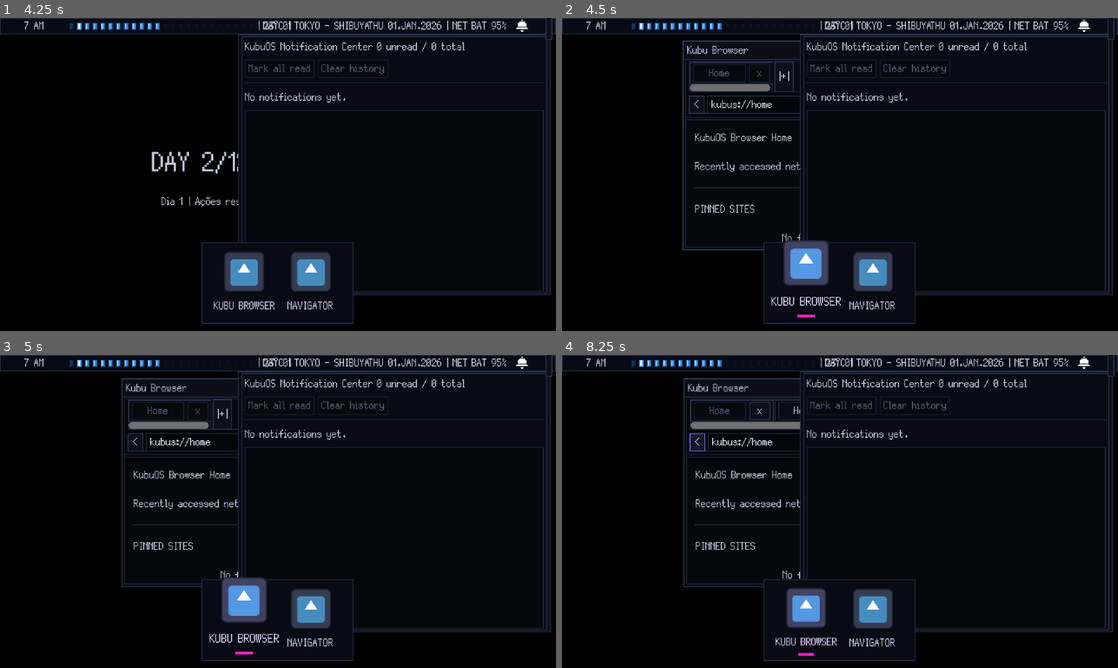
Above: before the commit, frames 1-4 (two rows, left to right).
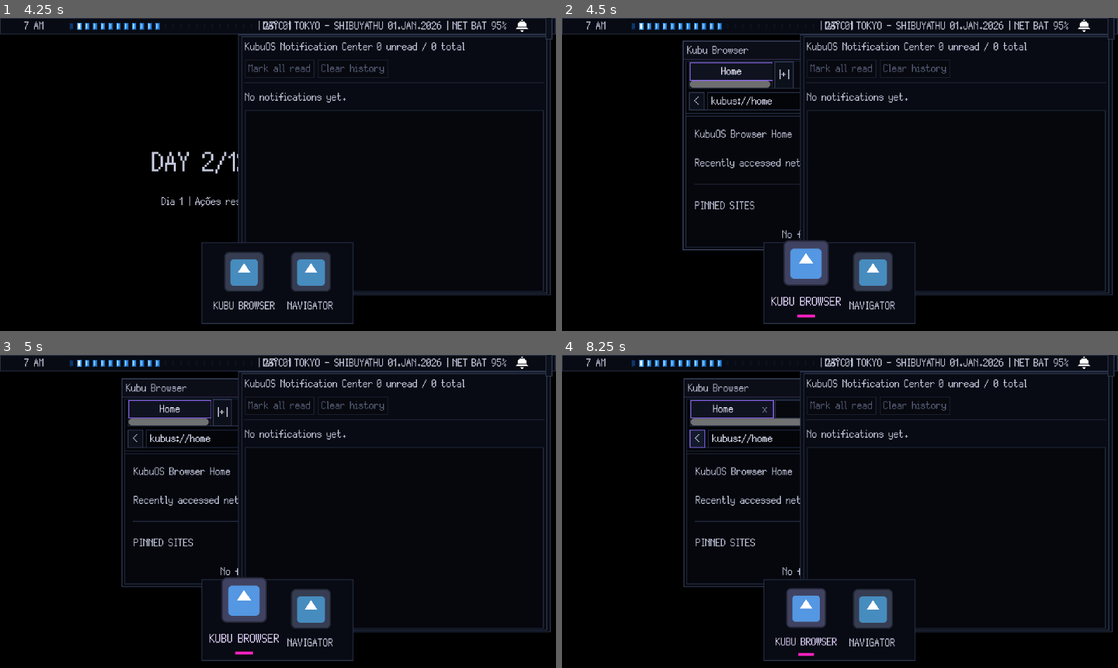
Above: after the commit, the same moments.

Repository: GYU-GAZE/NULL-NETWORK
Game: Godot game, scene res://core/main.tscn
The game is run twice, just before and just after one commit, with the same random seed, the same clock (stepped at 60 frames per second) and the same inputs. The engine's default icon, where the game draws it, is replaced by a stand-in: a white triangle on a blue panel in a dark square.
Inputs (mouse positions are in pixels of both pictures, inside the frame that each line leads up to):
- Up to frame 1 (4.25 s): click "Debug: Passar tempo" at 0.5 s; click "1x" at 1.25 s; click "2x" at 2 s; click "AUTO" at 2.75 s; click (522, 24) at 3.5 s
- Up to frame 2 (4.5 s): click (806, 271) at 4.27 s
- Up to frame 3 (5 s): no input
- Up to frame 4 (8.25 s): click "P" at 5 s; click "M" at 5.75 s; click "|+|" at 6.5 s; click "Home" at 7.25 s; click "<" at 8 s

Frame 1 is identical in both runs. In frame 2, 1.9% of the frame differs, in the area x 22-43%, y 14-72%; in frame 3, 1.8%; in frame 4, 2.1%.

Commit message:
style: make browser tabs compact and stateful

Diff:
--- a/apps/browser/browser_tab_button.gd
+++ b/apps/browser/browser_tab_button.gd
@@ -3,6 +3,19 @@
 
 signal tab_selected(tab_index: int)
 signal tab_close_requested(tab_index: int)
+
+const TAB_HEIGHT: float = 18.0
+const FAVICON_SIZE: float = 12.0
+const CLOSE_WIDTH: float = 16.0
+
+const COLOR_TAB_ACTIVE: Color = Color(0.0588235, 0.0745098, 0.12549, 1.0)
+const COLOR_TAB_IDLE: Color = Color(0.0235294, 0.0313725, 0.054902, 1.0)
+const COLOR_BORDER_ACTIVE: Color = Color(0.576471, 0.407843, 1.0, 1.0)
+const COLOR_BORDER_IDLE: Color = Color(0.133333, 0.164706, 0.243137, 1.0)
+const COLOR_TEXT_ACTIVE: Color = Color(0.913725, 0.901961, 0.980392, 1.0)
+const COLOR_TEXT_IDLE: Color = Color(0.537255, 0.564706, 0.662745, 1.0)
+const COLOR_TEXT_HOVER: Color = Color(0.729412, 0.658824, 1.0, 1.0)
+const COLOR_CLOSE_HOVER: Color = Color(1.0, 0.352941, 0.45098, 1.0)
 
 @onready var favicon_rect: TextureRect = %FaviconRect
 @onready var title_button: Button = %TitleButton
@@ -17,30 +30,71 @@
 	close_button.pressed.connect(_on_close_pressed)
 
 
-func setup(index: int, title: String, icon: Texture2D, active: bool, can_close: bool, tab_width: float) -> void:
+func setup(
+	index: int,
+	title: String,
+	icon: Texture2D,
+	active: bool,
+	can_close: bool,
+	tab_width: float
+) -> void:
 	tab_index = index
 	is_active = active
 
-	custom_minimum_size.x = tab_width
+	custom_minimum_size = Vector2(tab_width, TAB_HEIGHT)
 	size_flags_horizontal = Control.SIZE_SHRINK_BEGIN
+	add_theme_stylebox_override("panel", _make_tab_style(active))
 
 	favicon_rect.texture = icon
 	favicon_rect.visible = icon != null
-	favicon_rect.custom_minimum_size = Vector2(16, 16)
+	favicon_rect.custom_minimum_size = Vector2(FAVICON_SIZE, FAVICON_SIZE)
 	favicon_rect.size_flags_horizontal = Control.SIZE_SHRINK_BEGIN
 	favicon_rect.size_flags_vertical = Control.SIZE_SHRINK_CENTER
+	favicon_rect.expand_mode = TextureRect.EXPAND_IGNORE_SIZE
+	favicon_rect.stretch_mode = TextureRect.STRETCH_KEEP_ASPECT_CENTERED
 
 	title_button.text = title
-	title_button.disabled = active
+	title_button.tooltip_text = title
+	title_button.disabled = false
+	title_button.flat = true
+	title_button.focus_mode = Control.FOCUS_NONE
 	title_button.clip_text = true
 	title_button.size_flags_horizontal = Control.SIZE_EXPAND_FILL
+	title_button.add_theme_color_override(
+		"font_color",
+		COLOR_TEXT_ACTIVE if active else COLOR_TEXT_IDLE
+	)
+	title_button.add_theme_color_override("font_hover_color", COLOR_TEXT_HOVER)
+	title_button.add_theme_color_override("font_pressed_color", COLOR_TEXT_ACTIVE)
 
 	close_button.text = "x"
+	close_button.tooltip_text = "Close tab"
+	close_button.visible = can_close and active
 	close_button.disabled = not can_close
-	close_button.custom_minimum_size.x = 24
+	close_button.flat = true
+	close_button.focus_mode = Control.FOCUS_NONE
+	close_button.custom_minimum_size = Vector2(CLOSE_WIDTH, TAB_HEIGHT)
 	close_button.size_flags_horizontal = Control.SIZE_SHRINK_END
+	close_button.add_theme_color_override("font_color", COLOR_TEXT_IDLE)
+	close_button.add_theme_color_override("font_hover_color", COLOR_CLOSE_HOVER)
+	close_button.add_theme_color_override("font_pressed_color", COLOR_CLOSE_HOVER)
 
-	modulate = Color.WHITE if active else Color(0.75, 0.75, 0.75, 1.0)
+	modulate = Color.WHITE
+
+
+func _make_tab_style(active: bool) -> StyleBoxFlat:
+	var style := StyleBoxFlat.new()
+	style.bg_color = COLOR_TAB_ACTIVE if active else COLOR_TAB_IDLE
+	style.border_width_left = 1
+	style.border_width_top = 1
+	style.border_width_right = 1
+	style.border_width_bottom = 1
+	style.border_color = COLOR_BORDER_ACTIVE if active else COLOR_BORDER_IDLE
+	style.content_margin_left = 3.0
+	style.content_margin_top = 0.0
+	style.content_margin_right = 2.0
+	style.content_margin_bottom = 0.0
+	return style
 
 
 func _on_title_pressed() -> void:
